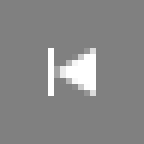
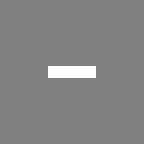
Comparing the layer stacks of the two (144, 144) images. Changes:
added layer "Pause copy 2" above "Pause copy" over [54,66,66,78]
hid "ff" over [48,48,96,96]
